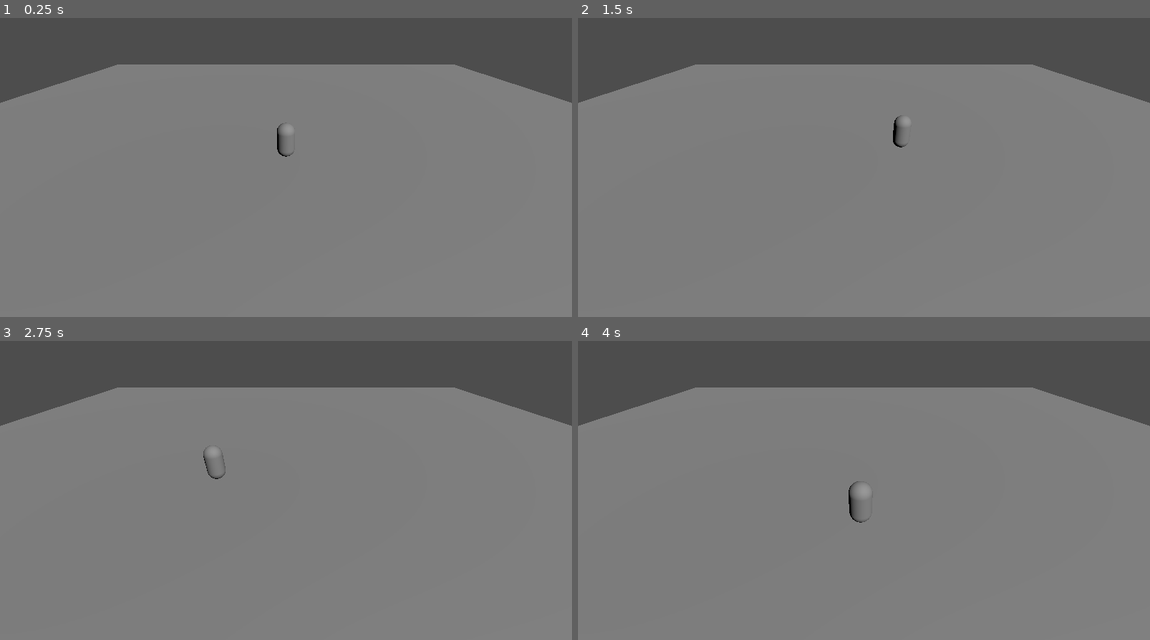
Above: before the commit, frames 1-4 (two rows, left to right).
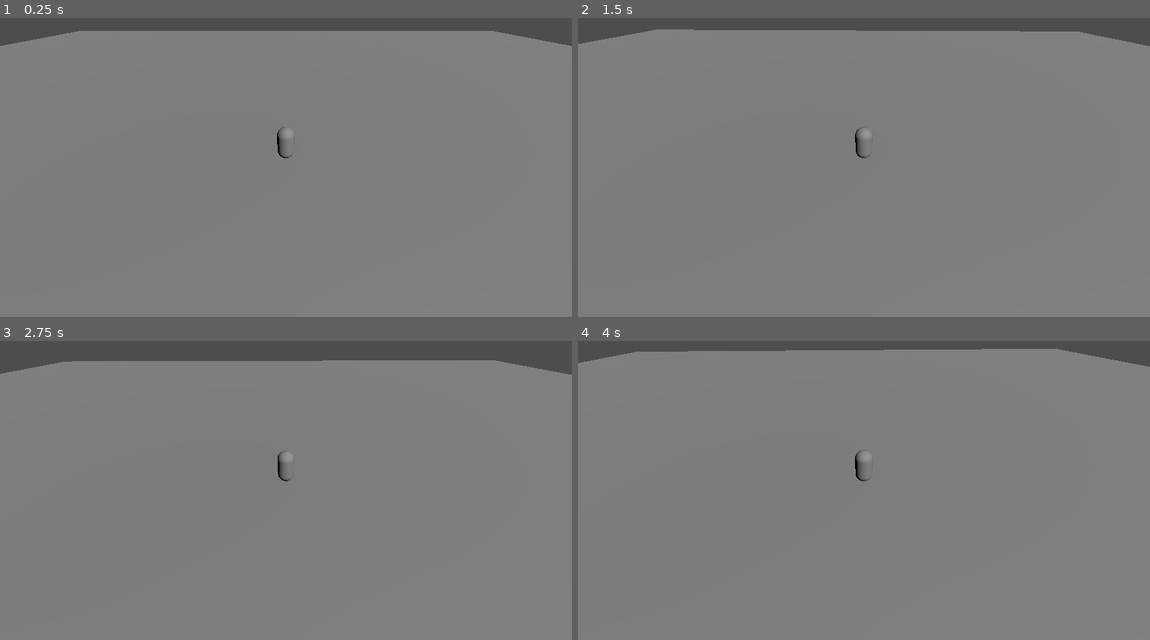
Above: after the commit, the same moments.

Repository: PapaKodiak92/RPG3D-Prototype
Game: Godot game, scene res://scenes/world/StarterWorld.tscn
Same seed, same stepped clock (60 frames per second), same inputs: the game is played once before the commit and once after it.
Inputs (mouse positions are in pixels of both pictures, inside the frame that each line leads up to):
- Up to frame 1 (0.25 s): no input
- Up to frame 2 (1.5 s): move the mouse to (989, 140) at 0.52 s; click (989, 140) at 0.67 s; drag from (749, 173) to (835, 221) at 1.27 s
- Up to frame 3 (2.75 s): move the mouse to (343, 409) at 2.02 s; click (343, 409) at 2.17 s
- Up to frame 4 (4 s): drag from (835, 544) to (692, 430) at 2.77 s; move the mouse to (1035, 526) at 3.52 s; click (1035, 526) at 3.67 s

The runs differ from the first frame. In frame 1, 13% of the frame differs, in the area x 0-100%, y 4-47%; in frame 2, 14%; in frame 3, 11%; in frame 4, 15%, in the area x 0-100%, y 2-61%.

Commit message:
Added Follow Camera

Diff:
--- a/client/scenes/world/StarterWorld.tscn
+++ b/client/scenes/world/StarterWorld.tscn
@@ -1,6 +1,7 @@
 [gd_scene format=3 uid="uid://b1n40jesjlfqx"]
 
 [ext_resource type="Script" uid="uid://ktk20rndlm4e" path="res://scripts/player/ClickToMovePlayer.gd" id="1_7ku4c"]
+[ext_resource type="Script" uid="uid://ccn0cyqny3jvn" path="res://scripts/camera/FollowCamera.gd" id="2_nbmxt"]
 
 [sub_resource type="CapsuleMesh" id="CapsuleMesh_7ku4c"]
 
@@ -9,7 +10,7 @@
 [sub_resource type="PlaneMesh" id="PlaneMesh_7ku4c"]
 
 [sub_resource type="BoxShape3D" id="BoxShape3D_nbmxt"]
-size = Vector3(30, 0.2, 30)
+size = Vector3(60, 0.2, 60)
 
 [node name="StarterWorld" type="Node3D" unique_id=66125613]
 
@@ -27,6 +28,8 @@
 [node name="MainCamera" type="Camera3D" parent="." unique_id=1095988226]
 transform = Transform3D(1, 0, 0, 0, 0.81915206, 0.57357645, 0, -0.57357645, 0.81915206, 0, 8, 10)
 current = true
+script = ExtResource("2_nbmxt")
+target_path = NodePath("../Player")
 
 [node name="Sunlight" type="DirectionalLight3D" parent="." unique_id=1000888920]
 transform = Transform3D(0.81915206, -0.4055798, 0.4055798, 0, 0.70710677, 0.70710677, -0.57357645, -0.579228, 0.579228, 0, 0, 0)
@@ -34,7 +37,7 @@
 [node name="Ground" type="StaticBody3D" parent="." unique_id=764363053]
 
 [node name="GroundMesh" type="MeshInstance3D" parent="Ground" unique_id=703006757]
-transform = Transform3D(30, 0, 0, 0, 30, 0, 0, 0, 30, 0, 0, 0)
+transform = Transform3D(60, 0, 0, 0, 60, 0, 0, 0, 60, 0, 0, 0)
 mesh = SubResource("PlaneMesh_7ku4c")
 
 [node name="GroundCollision" type="CollisionShape3D" parent="Ground" unique_id=176868023]
Not shown, added: client/scripts/camera/FollowCamera.gd.uid
